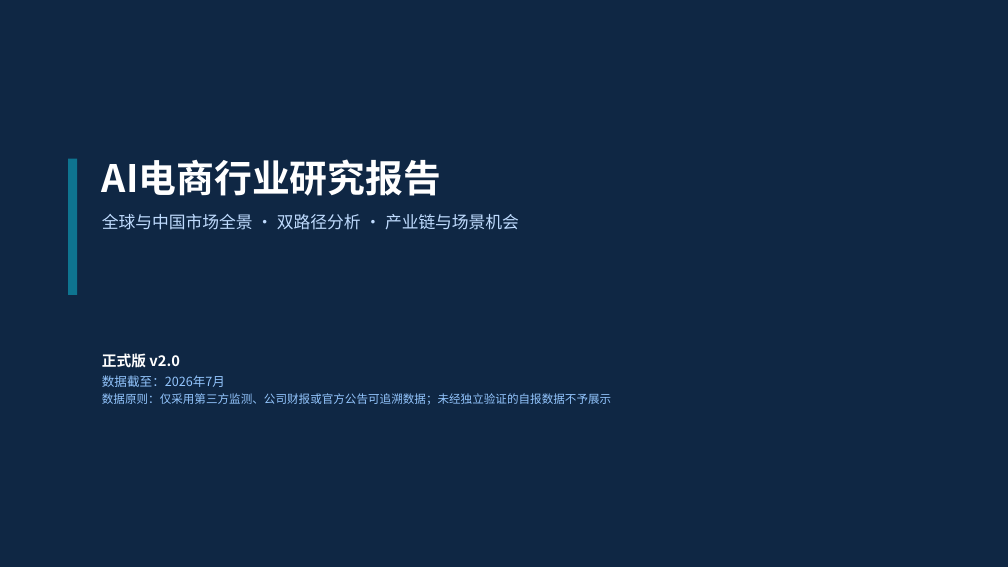
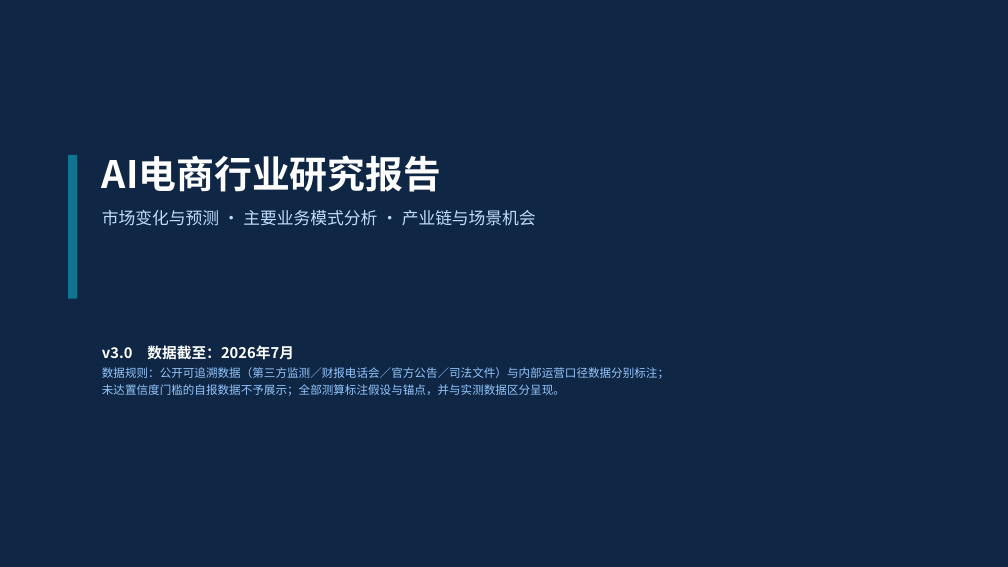
Before and after one commit to breeze2623-create/Aicommerce, a slide deck: slide 1 of report/AI电商行业研究报告.pptx. Drawn at 1008x567 pixels with LibreOffice and Linux fonts; fonts in the diff are those of the drawing. Boxes give left, top, right and bottom in pixels: in the first picture for what was removed or moved away, otherwise in the second. Text is boxed around its words. In the diff, an @@ line names an element or a change of style, - is before the commit and + after.

```diff
--- a/report/AI电商行业研究报告.pptx
+++ b/report/AI电商行业研究报告.pptx
@@ rectangle: place and size @@
-rectangle at bbox=[68, 159, 77, 295]
+rectangle at bbox=[68, 155, 77, 299]
@@ text at bbox=[102, 210, 536, 226]: text changed @@
-全球与中国市场全景 · 双路径分析 · 产业链与场景机会
+市场变化与预测 · 主要业务模式分析 · 产业链与场景机会
@@ text at bbox=[102, 345, 669, 396]: text changed @@
-正式版 v2.0
-数据截至：2026年7月
-数据原则：仅采用第三方监测、公司财报或官方公告可追溯数据；未经独立验证的自报数据不予展示
+v3.0 数据截至：2026年7月
+数据规则：公开可追溯数据（第三方监测／财报电话会／官方公告／司法文件）与内部运营口径数据分别标注；
+未达置信度门槛的自报数据不予展示；全部测算标注假设与锚点，并与实测数据区分呈现。
```
Also in this commit, not shown: 14 other slides changed, 19 slides added, 5 slides removed, 38 other files.
